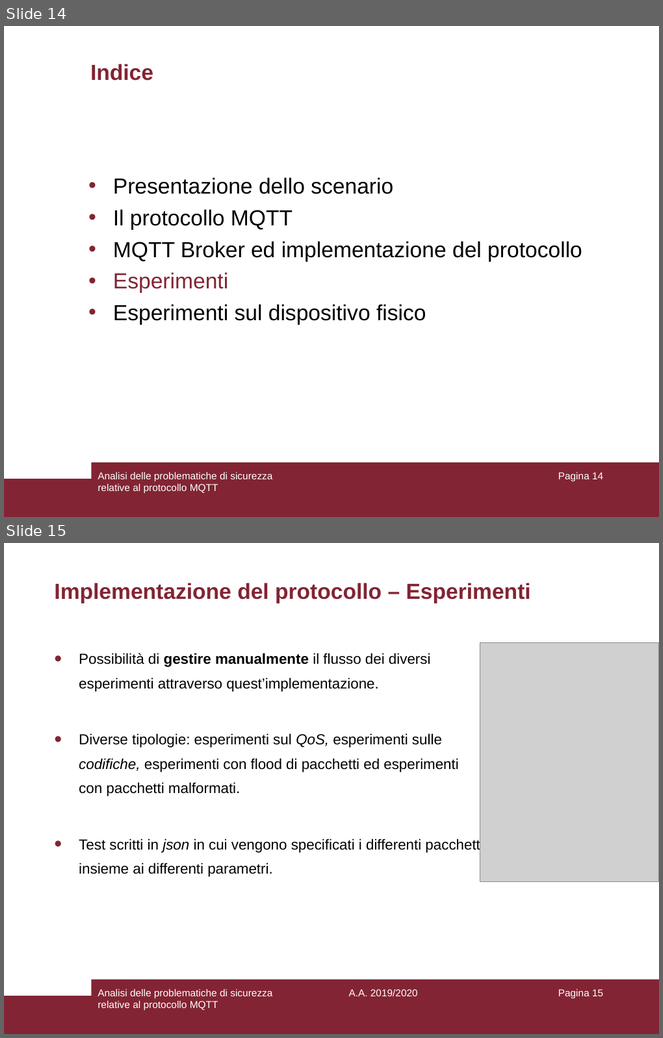
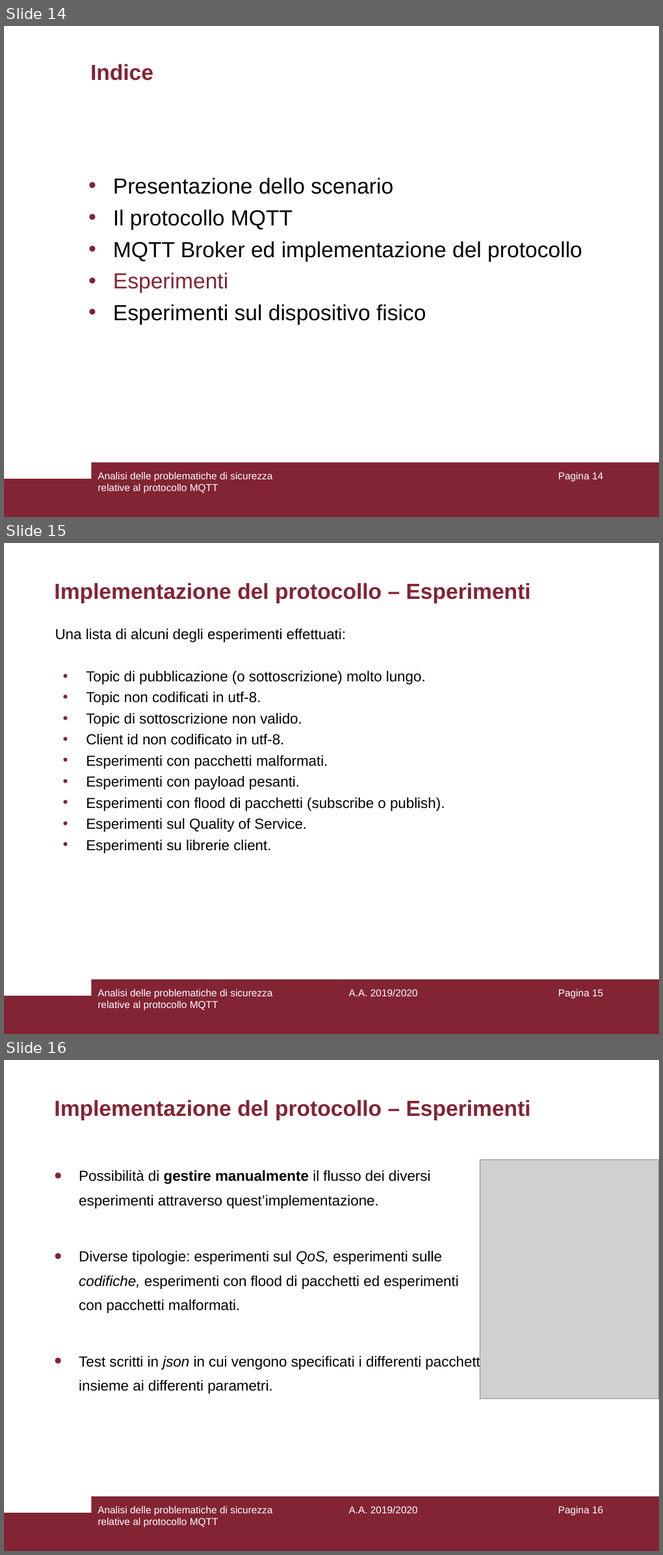
Before and after one commit to aedoardo/bachelor-degree-thesis, a slide deck: slides/Presentazione.ppt. Shown one above the other, each under a label of ours: slides 14 and 15 before the commit, slides 14, 15 and 16 after it. The pictures are 663x1038 and 663x1555 pixels, drawn with LibreOffice and Linux fonts; fonts in the diff are those of the drawing; grey boxes stand for pictures. Boxes give left, top, right and bottom in pixels: in the first picture for what was removed or moved away, otherwise in the second. Text is boxed around its words. In the diff, an @@ line names an element or a change of style, - is before the commit and + after.

Commit message:
Update slides

```diff
--- a/slides/Presentazione.ppt
+++ b/slides/Presentazione.ppt
@@ slide 15 added at [4, 543, 659, 1034], background #FFFFFF; not listed: 2 template elements that a slide beside it also shows @@
@@ title added at [54, 583, 531, 603], 24 pt, text #822433, bold @@
+Implementazione del protocollo – Esperimenti
@@ text added at [55, 628, 445, 854], 16 pt, text #000000 @@
+Una lista di alcuni degli esperimenti effettuati:
+• Topic di pubblicazione (o sottoscrizione) molto lungo.
+• Topic non codificati in utf-8.
+• Topic di sottoscrizione non valido.
+• Client id non codificato in utf-8.
+• Esperimenti con pacchetti malformati.
+• Esperimenti con payload pesanti.
+• Esperimenti con flood di pacchetti (subscribe o publish).
+• Esperimenti sul Quality of Service.
+• Esperimenti su librerie client.
@@ text added at [98, 990, 272, 1010], 11 pt, text #FFFFFF @@
+Analisi delle problematiche di sicurezza relative al protocollo MQTT
@@ text added at [349, 990, 418, 997], 11 pt, text #FFFFFF @@
+A.A. 2019/2020
@@ page number added at [558, 990, 603, 999], 11 pt, text #FFFFFF @@
+Pagina 15
@@ what was slide 15 is now slide 16 @@
@@ page number at [558, 1507, 603, 1516]: text changed @@
-Pagina 15
+Pagina 16
```
Also in this commit, not shown: 1 slide removed, 1 other file.
